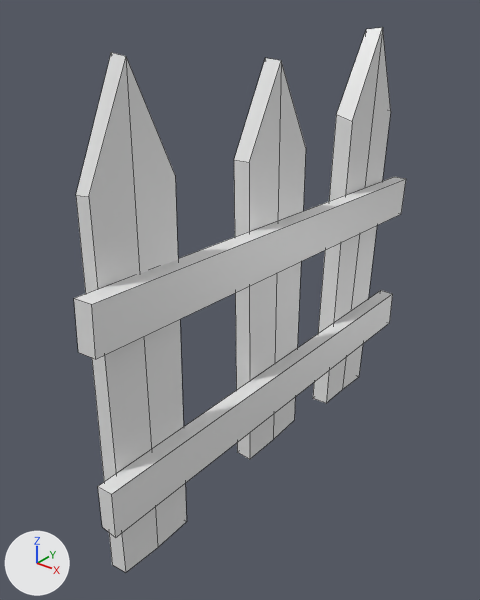
One commit to the FBX model Assets/3DObj/Fence001.fbx: the scene before it, then after it.
The view is the same before and after, from a 50 mm camera at (8.25, -49.85, 7.05) aimed at (-0.27, -39.19, 0.44). Lighting does not change. The marker at lower left points along +X, +Y and +Z. Mesh edges are drawn as thin lines. Where no turn or scale is listed for an object, it has been applied to the vertices.

Names of what the first picture shows: 'Cube.006', 'Cube.007', 'fence post.010', 'fence post.011', 'fence post.012'.
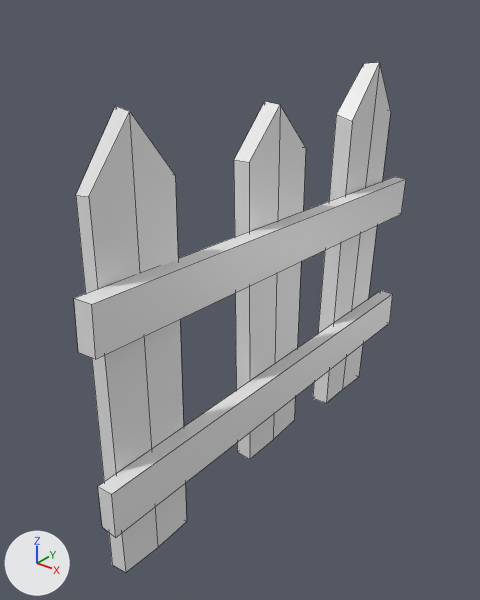
Commit message: Changed 3d fence model

Where the change shows, as pixel boxes [x1, y1, x2, y2] in the pictures (480 x 600 px; the box of a moved part takes in the faces that stretch with it):
'fence post.011', reshaped (10% shorter)
    before: [76, 52, 187, 573]
    after: [76, 106, 187, 573]
'fence post.012', reshaped (11% shorter)
    before: [234, 58, 306, 459]
    after: [234, 101, 306, 459]
'fence post.010', reshaped (9% shorter)
    before: [313, 27, 391, 403]
    after: [313, 62, 391, 403]
part 1 of me_cube_030, moved or reshaped
    before: [76, 52, 175, 530]
    after: [76, 106, 175, 530]
part 2 of me_cube_029, moved or reshaped
    before: [336, 27, 391, 311]
    after: [336, 62, 391, 311]

The change, as a diff of the scene's bpy script:
```diff
--- a/Assets/3DObj/Fence001.fbx.py
+++ b/Assets/3DObj/Fence001.fbx.py
@@ me_cube_031 @@
 me_cube_031.from_pydata(...)  # 12 vertices, 10 faces; spans x -0.2..0.2, y -1.06..1.03, z -3.74..5.6
 # used by ob_fence_post_012; location = (0.0, -38.43, 0.0)
-me_cube_031.vertices[9].co = (0.2, -0.06, 5.57)  # pixel (281, 60)
-me_cube_031.vertices[10].co = (-0.2, -0.04, 5.6)  # pixel (265, 57)
+# me_cube_031 part 3
+me_cube_031.vertices[9].co = (0.2, -0.06, 4.72)  # pixel (280, 104)
+me_cube_031.vertices[10].co = (-0.2, -0.04, 4.75)  # pixel (264, 101)
 me_cube_031.materials.append(mat_wood)
@@ me_cube_029 @@
 me_cube_029.from_pydata(...)  # 12 vertices, 10 faces; spans x -0.25..0.25, y -1.22..1.22, z -4.05..5.98
 # used by ob_fence_post_010; location = (0.0, -34.7, 0.0)
-me_cube_029.vertices[9].co = (0.2, 0.35, 5.98)  # pixel (382, 27)
-me_cube_029.vertices[10].co = (-0.2, 0.3, 5.92)  # pixel (366, 29)
+# me_cube_029 part 2
+me_cube_029.vertices[9].co = (0.2, 0.35, 5.19)  # pixel (379, 62)
+me_cube_029.vertices[10].co = (-0.2, 0.3, 5.13)  # pixel (363, 63)
 me_cube_029.materials.append(mat_wood)
@@ me_cube_030 @@
 me_cube_030.from_pydata(...)  # 12 vertices, 10 faces; spans x -0.24..0.26, y -1.0..0.98, z -4.01..6.0
 # used by ob_fence_post_011; location = (0.0, -42.6, 0.0)
-me_cube_030.vertices[9].co = (-0.24, 0.14, 6.0)  # pixel (111, 52)
-me_cube_030.vertices[10].co = (0.16, 0.08, 5.96)  # pixel (126, 56)
+# me_cube_030 part 1
+me_cube_030.vertices[9].co = (-0.24, 0.14, 5.18)  # pixel (115, 105)
+me_cube_030.vertices[10].co = (0.16, 0.08, 5.15)  # pixel (129, 111)
 me_cube_030.materials.append(mat_wood)
```
